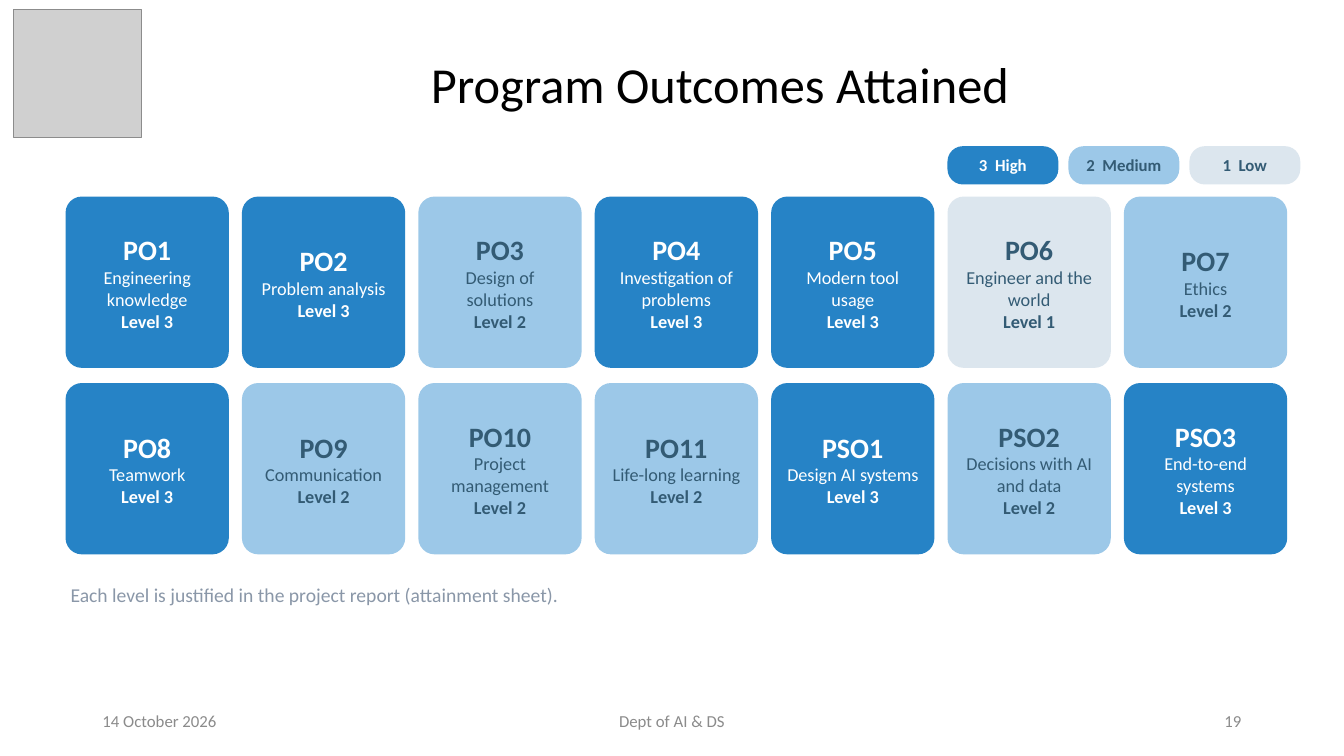
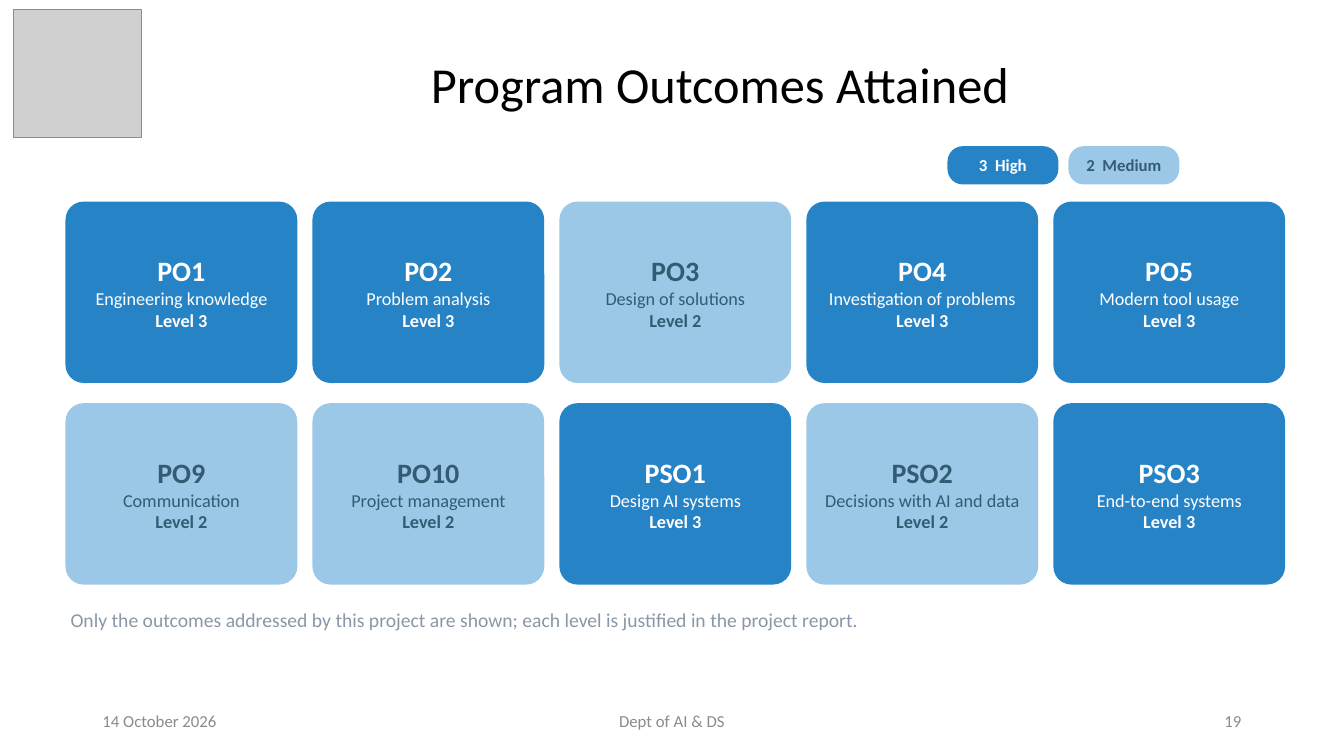
Before and after one commit to NitinHarsur/BIO-AlGO, a slide deck: slide 19 of presentation/SwarmFolio_Final_Presentation.pptx. Drawn at 1344x756 pixels with LibreOffice and Linux fonts; fonts in the diff are those of the drawing; grey boxes stand for pictures. Boxes give left, top, right and bottom in pixels: in the first picture for what was removed or moved away, otherwise in the second. Text is boxed around its words. In the diff, an @@ line names an element or a change of style, - is before the commit and + after.

```diff
--- a/presentation/SwarmFolio_Final_Presentation.pptx
+++ b/presentation/SwarmFolio_Final_Presentation.pptx
@@ rounded rectangle removed at (1190,146,1301,185) @@
-1 Low
@@ rounded rectangle "PO1": place and size @@
-rounded rectangle "PO1" at (66,197,229,368)
+rounded rectangle "PO1" at (66,202,297,383)
@@ rounded rectangle "PO2": place and size @@
-rounded rectangle "PO2" at (242,197,405,368)
+rounded rectangle "PO2" at (313,202,544,383)
@@ rounded rectangle "PO3": place and size @@
-rounded rectangle "PO3" at (418,197,582,368)
+rounded rectangle "PO3" at (560,202,791,383)
@@ rounded rectangle "PO4": place and size @@
-rounded rectangle "PO4" at (595,197,758,368)
+rounded rectangle "PO4" at (807,202,1038,383)
@@ rounded rectangle removed at (948,197,1111,368) @@
-PO6
-Engineer and the world
-Level 1
@@ rounded rectangle "PO5": place and size @@
-rounded rectangle "PO5" at (771,197,935,368)
+rounded rectangle "PO5" at (1054,202,1286,383)
@@ rounded rectangle removed at (1124,197,1288,368) @@
-PO7
-Ethics
-Level 2
@@ rounded rectangle removed at (66,383,229,555) @@
-PO8
-Teamwork
-Level 3
@@ rounded rectangle removed at (595,383,758,555) @@
-PO11
-Life-long learning
-Level 2
@@ rounded rectangle "PO9": place and size @@
-rounded rectangle "PO9" at (242,383,405,555)
+rounded rectangle "PO9" at (66,403,297,585)
@@ rounded rectangle "PO10": place and size @@
-rounded rectangle "PO10" at (418,383,582,555)
+rounded rectangle "PO10" at (313,403,544,585)
@@ rounded rectangle "PSO1": place and size @@
-rounded rectangle "PSO1" at (771,383,935,555)
+rounded rectangle "PSO1" at (560,403,791,585)
@@ rounded rectangle "PSO2": place and size @@
-rounded rectangle "PSO2" at (948,383,1111,555)
+rounded rectangle "PSO2" at (807,403,1038,585)
@@ rounded rectangle "PSO3": place and size @@
-rounded rectangle "PSO3" at (1124,383,1288,555)
+rounded rectangle "PSO3" at (1054,403,1286,585)
@@ text at (71,613,857,630): text changed @@
-Each level is justified in the project report (attainment sheet).
+Only the outcomes addressed by this project are shown; each level is justified in the project report.
```
Also in this commit, not shown: 4 other files.
